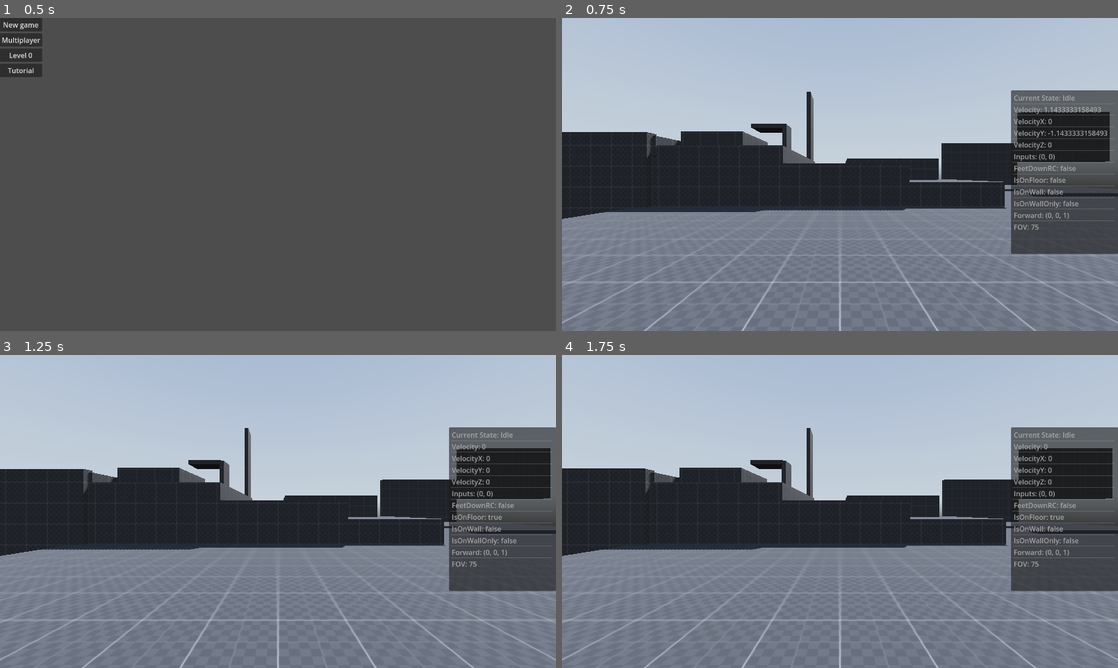
Above: before the commit, frames 1-4 (two rows, left to right).
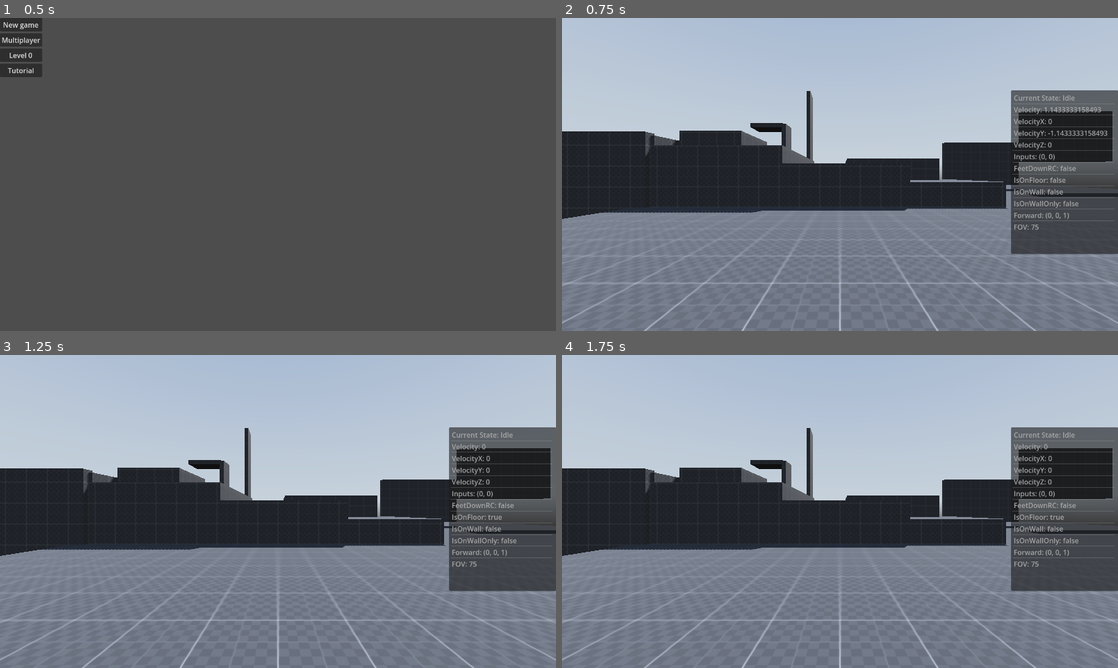
Above: after the commit, the same moments.

Repository: elmoradoo/Reflection
Game: Godot game, scene res://scenes/game.tscn
Two runs of this game, one before a commit and one after it. Both use one fixed random seed, a clock stepped at 60 frames per second and the inputs below. A sky picture missing from this copy of the repository is replaced by a grey-blue gradient.
Inputs (mouse positions are in pixels of both pictures, inside the frame that each line leads up to):
- Up to frame 1 (0.5 s): no input
- Up to frame 2 (0.75 s): click "New game" at 0.5 s
- Up to frame 3 (1.25 s): no input
- Up to frame 4 (1.75 s): tap Enter at 1.25 s; move the mouse to (867, 511) at 1.27 s; hold W (forward) from 1.28 s (still down); tap Q (rotate) at 1.35 s; tap Space (jump) at 1.52 s

Frame 1 is identical in both runs. In frame 2, 0.9% of the frame differs, in the area x 0-100%, y 23-85%; in frame 3, less than 0.1%; in frame 4, less than 0.1%.

Commit message:
WIP climb and removed fov change

Diff:
--- a/scripts/player/states/climb.gd
+++ b/scripts/player/states/climb.gd
@@ -4,8 +4,10 @@
 @export var forward_speed = 4.0
 
 var collided: bool = false
-var old_vel: Vector3
-
+var old_velocity: Vector3
+var old_position: Vector3
+var target_position: Vector3
+var climbing_type: String = "undefined"
 
 func can_climb_above_shoulder() -> bool:
 	return player.get_ledge_height() < player.shoulder_height * player.standing_height
@@ -32,50 +34,57 @@
 	print("Knees")
 
 func can_climb_above_feet() -> bool:
-	var ledge_height = player.get_ledge_height()
-	return ledge_height > 0 and ledge_height < player.feet_height * player.standing_height
+	return player.get_ledge_height() < player.feet_height * player.standing_height
 
+var tmp = false
 func climb_above_feet():
-	print("Feet")
+	if true:
+		player.gravity_enabled = false
+		player.position = lerp(player.position, target_position, 5.0 * player.delta)
+		if player.position.distance_squared_to(target_position) < 0.01:
+			done = true
+		tmp = true
 
 func can_enter(_prev_state: String) -> bool:
 	if not player.get_last_slide_collision():
 		return false
 	if can_climb_above_feet():
-		climb_above_feet()
+		climbing_type = "can_climb_above_feet"
 		return true
 	elif can_climb_above_knees():
-		climb_above_knees()
+		climbing_type = "can_climb_above_knees"
 		return true
 	elif can_climb_above_waist():
-		climb_above_waist()
+		climbing_type = "can_climb_above_waist"
 		return true
 	elif can_climb_above_torso():
-		climb_above_torso()
+		climbing_type = "can_climb_above_torso"
 		return true
 	elif can_climb_above_shoulder():
-		climb_above_shoulder()
+		climbing_type = "can_climb_above_shoulder"
 		return true
 	return false
 
+
 func enter(_prev_state: String) -> void:
-	old_vel = player.velocity
-	if player.get_last_slide_collision():
-		collided = true
+	old_velocity = player.velocity
+	player.velocity = Vector3.ZERO
+	old_position = player.position
+	var forward = player.transform.basis.z.normalized()
+	player.position.x += -forward.x * 1.0
+	player.position.z += -forward.z * 1.0
+	target_position = Vector3\
+	(player.position.x + -forward.x * 1.0,\
+	player.position.y + player.get_ledge_height(),\
+	player.position.z + -forward.z * 1.0)
+	player.collision_shape.disabled = true
 
 func exit(_next_state: String) -> void:
 	player.gravity_enabled = true
-	collided = false
-	player.velocity = old_vel
+	player.velocity = old_velocity
 	player.velocity.y = 0
-
-func _on_collision(previous_vel: Vector3, new_collision: KinematicCollision3D):
-	super._on_collision(previous_vel, new_collision)
-	player.gravity_enabled = false
-	if not collided:
-		player.velocity = Vector3.ZERO
-	collided = true
-
+	tmp = false
+	player.collision_shape.disabled = false
 func update_mouse(event):
 	if event is InputEventMouseMotion:
 		player.head.rotate_x(deg_to_rad(-event.relative.y * player.mouse_sensitivity))
@@ -83,16 +92,11 @@
 		player.neck.rotate_y(deg_to_rad(-event.relative.x * player.mouse_sensitivity))
 		player.neck.rotation.y = clamp(player.neck.rotation.y, deg_to_rad(-44.5), deg_to_rad(44.5))
 
+var done = false
 func move_player():
-	if not collided:
-		super.move_player()
-		return
-	if player.rc_feets.get_node("front").is_colliding():# or player.rc_feets.get_node("downfront").is_colliding():
-		player.position.y += 7.0 * player.delta
-	else:
-		var forward_direction = player.global_transform.basis.z
-		player.position.x = lerp(player.position.x, player.position.x + forward_goal , -forward_direction.x * forward_speed * player.delta)
-		player.position.z = lerp(player.position.z, player.position.z + forward_goal, -forward_direction.z * forward_speed * player.delta)
-		if player.rc_feets.get_node("down").is_colliding():
-			player.gravity_enabled = true
+	#if climbing_type == "can_climb_above_feet":
+	climb_above_feet()
+	if done:
+		done = false
+		change_state.emit("Idle")
 	super.move_player()
--- a/scripts/player/states/state.gd
+++ b/scripts/player/states/state.gd
@@ -33,7 +33,7 @@
 
 func move_player():
 	var oldvel = player.velocity
-	player.camera.fov = lerp(player.camera.fov, 75 + player.velocity.length(), 0.1)
+	#player.camera.fov = lerp(player.camera.fov, 75 + player.velocity.length(), 0.1)
 	player.smooth_rotate(0, 0)
 	player.move_and_slide()
 	if abs(oldvel.length() - player.velocity.length()) > 0:
